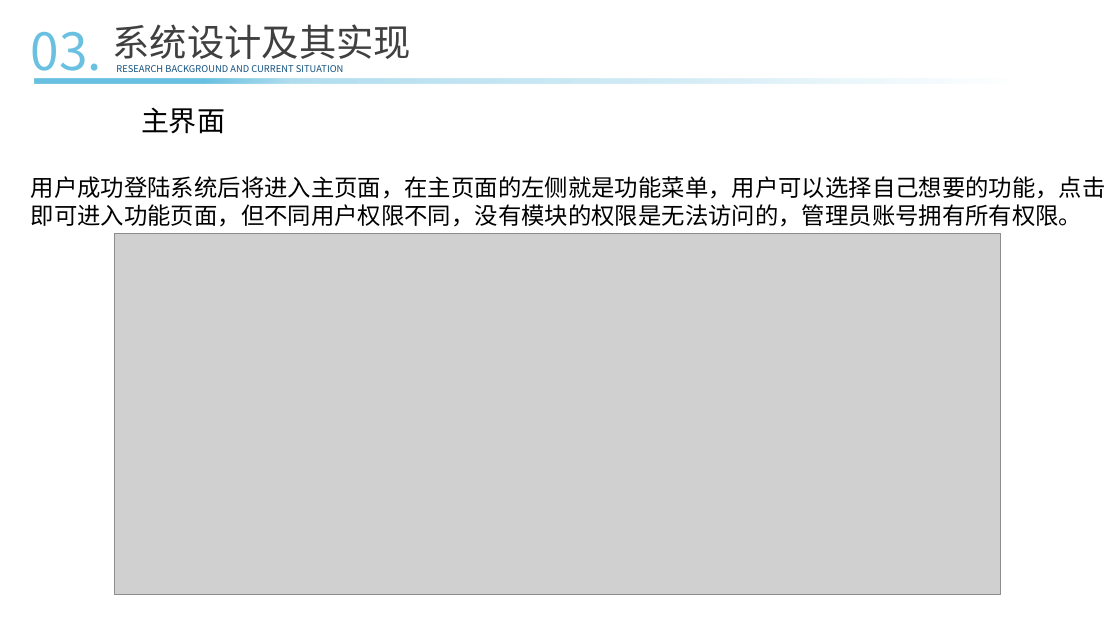
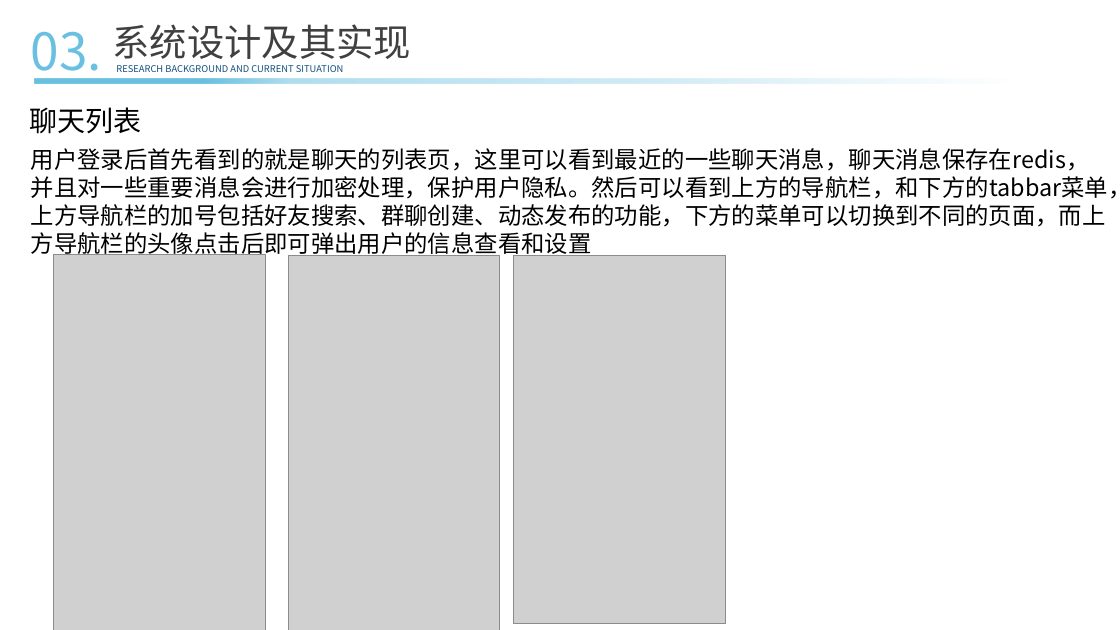
Before and after one commit to ConsoleLZ/chat-app, a slide deck: slide 19 of 毕业论文/毕业答辩(系统开发）.pptx. Drawn at 1120x630 pixels with LibreOffice and Linux fonts; fonts in the diff are those of the drawing; grey boxes stand for pictures. Boxes give left, top, right and bottom in pixels: in the first picture for what was removed or moved away, otherwise in the second. Text is boxed around its words. In the diff, an @@ line names an element or a change of style, - is before the commit and + after.

```diff
--- a/毕业论文/毕业答辩(系统开发）.pptx
+++ b/毕业论文/毕业答辩(系统开发）.pptx
@@ rectangle "聊天列表": place and size @@
-rectangle "聊天列表" at [90, 100, 276, 140]
+rectangle "聊天列表" at [8, 100, 162, 140]
@@ text in rectangle at [29, 107, 141, 134]: text changed @@
-主界面
+聊天列表
@@ text in rectangle at [31, 148, 1120, 259]: text changed @@
-用户成功登陆系统后将进入主页面，在主页面的左侧就是功能菜单，用户可以选择自己想要的功能，点击即可进入功能页面，但不同用户权限不同，没有模块的权限是无法访问的，管理员账号拥有所有权限。
+用户登录后首先看到的就是聊天的列表页，这里可以看到最近的一些聊天消息，聊天消息保存在redis，并且对一些重要消息会进行加密处理，保护用户隐私。然后可以看到上方的导航栏，和下方的tabbar菜单，上方导航栏的加号包括好友搜索、群聊创建、动态发布的功能，下方的菜单可以切换到不同的页面，而上方导航栏的头像点击后即可弹出用户的信息查看和设置
@@ picture removed at [115, 234, 1002, 595] @@
@@ picture added at [54, 255, 266, 630] @@
@@ picture added at [289, 255, 500, 630] @@
@@ picture added at [514, 255, 726, 623] @@
```
Also in this commit, not shown: 11 other slides changed, 1 slide added, 2 slides removed.
